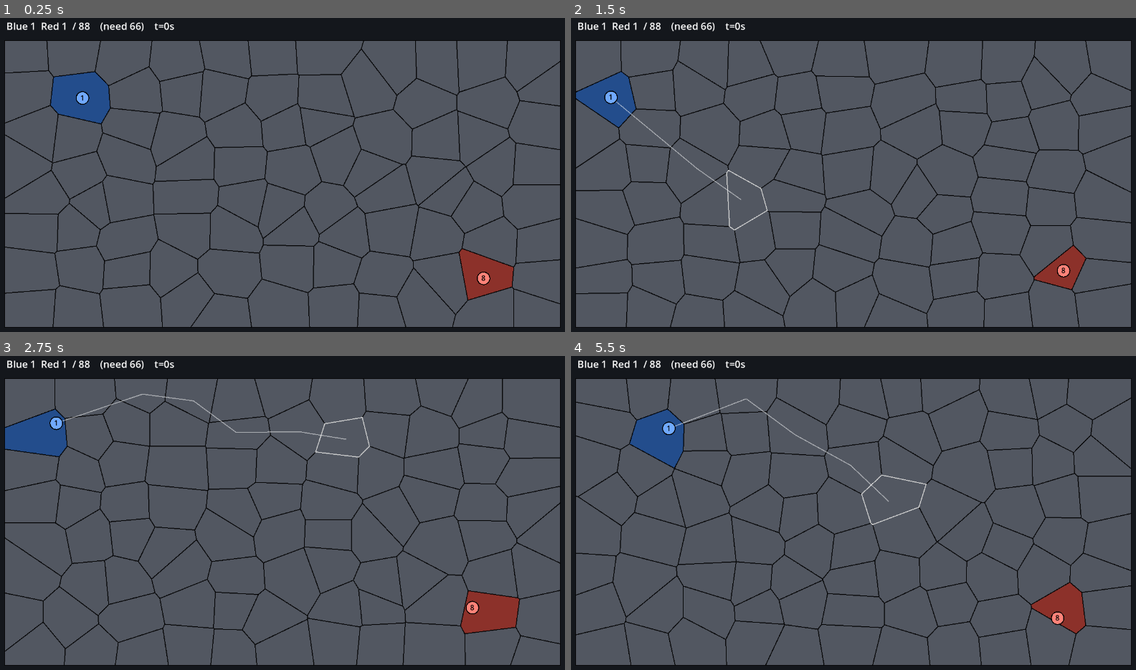
Above: before the commit, frames 1-4 (two rows, left to right).
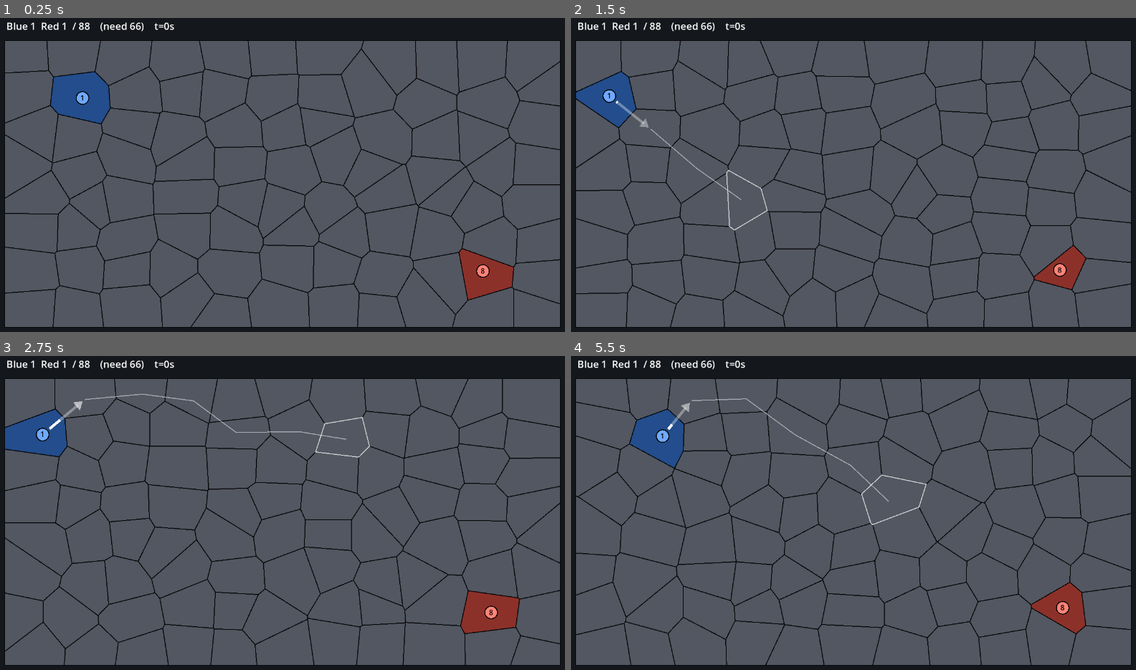
Above: after the commit, the same moments.

Repository: nschnab/PlanetFall
Game: Godot game, scene res://main.tscn
Two runs of this game, one before a commit and one after it. Both use one fixed random seed, a clock stepped at 60 frames per second and the inputs below.
Inputs (mouse positions are in pixels of both pictures, inside the frame that each line leads up to):
- Up to frame 1 (0.25 s): no input
- Up to frame 2 (1.5 s): tap Enter at 0.5 s; move the mouse to (977, 159) at 0.52 s; tap R at 0.6, 1.35 s; click (977, 159) at 0.67 s; tap Space at 0.77, 1.25 s; move the mouse to (740, 190) at 1.27 s; click (740, 190) at 1.42 s
- Up to frame 3 (2.75 s): tap Space at 1.52 s; tap Enter at 2 s; move the mouse to (339, 440) at 2.02 s; tap R at 2.1 s; click (339, 440) at 2.17 s
- Up to frame 4 (5.5 s): move the mouse to (825, 578) at 2.77 s; tap R every 0.75 s from 2.85 to 5.1 s; click (825, 578) at 2.92 s; tap Space at 3.02, 3.5, 3.77, 4.52, 5 s; move the mouse to (1023, 560) at 3.52 s; click (1023, 560) at 3.67 s; tap Enter at 4.25 s; move the mouse to (684, 465) at 4.27 s; click (684, 465) at 4.42 s; move the mouse to (881, 513) at 5.02 s; click (881, 513) at 5.17 s

The runs differ from the first frame. In frame 1, 0.1% of the frame differs, in the area x 84-87%, y 78-86%; in frame 2, 0.3%; in frame 3, 0.5%, in the area x 6-89%, y 12-84%; in frame 4, 0.4%.

Commit message:
Spike: arrow-indicated hop with delay, instant capture on arrival
Co-Authored-By: Claude Sonnet 5.5 <noreply@anthropic.com>

Claude-Session: https://claude.ai/code/session_01HYAGtzoeQT88dJ9dEikqPX

Diff:
--- a/prototypes/capture-spike/main.gd
+++ b/prototypes/capture-spike/main.gd
@@ -6,16 +6,13 @@
 const MARGIN := 20.0
 const COLS := 11
 const ROWS := 8
-const SPEED := 70.0        # px/s
-const CAPTURE_TIME := 3.0
+const MOVE_DELAY := 1.5    # seconds an order shows its arrow before the hop
 const WIN_FRAC := 0.75
 
 var seeds: Array[Vector2] = []
 var polys: Array[PackedVector2Array] = []
 var nbrs: Array = []
 var owner_of: PackedInt32Array = []
-var cap_side: PackedInt32Array = []   # who is currently capturing
-var cap_prog: PackedFloat32Array = []
 var stacks: Array = []                # dictionaries
 var t := 0.0
 var paused := false
@@ -66,10 +63,6 @@
 	var n := seeds.size()
 	owner_of = PackedInt32Array()
 	owner_of.resize(n)
-	cap_side = PackedInt32Array()
-	cap_side.resize(n)
-	cap_prog = PackedFloat32Array()
-	cap_prog.resize(n)
 	var pt := nearest(Vector2(150, 200))
 	var et := nearest(Vector2(W - 150, H - 120))
 	owner_of[pt] = 1
@@ -81,7 +74,7 @@
 	paused = false
 
 func make_stack(side: int, tile: int, strength: int) -> Dictionary:
-	return {"side": side, "tile": tile, "from": tile, "to": tile, "k": 1.0, "path": [], "str": strength, "hp": float(strength), "wait": 0.0}
+	return {"side": side, "tile": tile, "target": -1, "timer": 0.0, "path": [], "str": strength, "hp": float(strength), "wait": 1.0}
 
 func clip(poly: PackedVector2Array, a: Vector2, b: Vector2) -> PackedVector2Array:
 	var m := (a + b) * 0.5
@@ -151,9 +144,12 @@
 		var tl := tile_at(e.position)
 		var s: Dictionary = stacks[0]
 		if tl >= 0 and s.side == 1:
-			# re-path from the tile we are heading to, so a mid-edge click doesn't teleport
-			var origin: int = s.to if s.k < 1.0 else s.tile
-			s.path = find_path(origin, tl)
+			s.path = find_path(s.tile, tl)
+			# keep a pending hop only if the new route still starts with it
+			if s.target != -1 and (s.path.is_empty() or s.path[0] != s.target):
+				s.target = -1
+			elif s.target != -1:
+				s.path.pop_front()
 	elif e is InputEventMouseMotion:
 		hover = tile_at(e.position)
 	elif e is InputEventKey and e.pressed:
@@ -173,12 +169,12 @@
 		advance(s, dt)
 	# enemy random walk
 	for s in stacks:
-		if s.side == 2 and s.k >= 1.0 and s.path.is_empty():
+		if s.side == 2 and s.target == -1 and s.path.is_empty():
 			s.wait -= dt
 			if s.wait <= 0.0:
 				var nb: Array = nbrs[s.tile]
 				s.path = [nb[rng.randi() % nb.size()]]
-				s.wait = rng.randf_range(0.0, 2.5)  # sometimes lingers
+				s.wait = rng.randf_range(0.0, 2.0)  # sometimes lingers
 	# battles: same tile, opposite sides
 	for i in range(stacks.size()):
 		for j in range(i + 1, stacks.size()):
@@ -201,34 +197,15 @@
 		respawn_in -= dt
 		if respawn_in <= 0.0:
 			stacks.append(make_stack(2, rng.randi() % seeds.size(), 8))
-	# capture
+	# instant capture: alone on a tile you do not own
 	for s in stacks:
 		var tl: int = s.tile
 		var enemy_here := false
 		for o in stacks:
 			if o.side != s.side and o.tile == tl:
 				enemy_here = true
-		if enemy_here or owner_of[tl] == s.side:
-			continue
-		if cap_side[tl] != s.side:
-			cap_prog[tl] -= dt / CAPTURE_TIME
-			if cap_prog[tl] <= 0.0:
-				cap_prog[tl] = 0.0
-				cap_side[tl] = s.side
-		else:
-			cap_prog[tl] += dt / CAPTURE_TIME
-			if cap_prog[tl] >= 1.0:
-				owner_of[tl] = s.side
-				cap_prog[tl] = 0.0
-	# progress decays on unattended tiles
-	for i in seeds.size():
-		if cap_prog[i] > 0.0:
-			var held := false
-			for s in stacks:
-				if s.tile == i and s.side == cap_side[i]:
-					held = true
-			if not held:
-				cap_prog[i] = maxf(0.0, cap_prog[i] - dt / CAPTURE_TIME * 0.5)
+		if not enemy_here:
+			owner_of[tl] = s.side
 	var mine := 0
 	for o in owner_of:
 		if o == 1:
@@ -237,27 +214,28 @@
 		state = 1
 
 func advance(s: Dictionary, dt: float) -> void:
-	var left := dt
-	while left > 0.0:
-		if s.k >= 1.0:
-			if s.path.is_empty():
-				return
-			s.from = s.tile
-			s.to = s.path.pop_front()
-			s.k = 0.0
-		var d := centroid(s.from).distance_to(centroid(s.to))
-		var step_k := left * SPEED / maxf(d, 1.0)
-		if s.k + step_k >= 1.0:
-			left -= (1.0 - s.k) * d / SPEED
-			s.k = 1.0
-			s.tile = s.to
-		else:
-			s.k += step_k
-			left = 0.0
-			s.tile = s.to if s.k >= 0.5 else s.from
+	if s.target == -1:
+		if s.path.is_empty():
+			return
+		s.target = s.path.pop_front()
+		s.timer = 0.0
+	s.timer += dt
+	if s.timer >= MOVE_DELAY:
+		s.tile = s.target
+		s.target = -1
 
 func stack_pos(s: Dictionary) -> Vector2:
-	return centroid(s.from).lerp(centroid(s.to), s.k)
+	return centroid(s.tile)
+
+func draw_arrow(from: Vector2, to: Vector2, prog: float, col: Color) -> void:
+	var dir := (to - from).normalized()
+	var perp := Vector2(-dir.y, dir.x)
+	var a := from + dir * 20.0
+	var b := to - dir * 20.0
+	draw_line(a, b, Color(col, 0.35), 6.0)
+	var tip := a.lerp(b, prog)
+	draw_line(a, tip, col, 6.0)
+	draw_colored_polygon(PackedVector2Array([b + dir * 14.0, b - dir * 4.0 + perp * 12.0, b - dir * 4.0 - perp * 12.0]), Color(col, 0.35 + 0.65 * prog))
 
 func side_color(side: int) -> Color:
 	match side:
@@ -276,10 +254,6 @@
 	for i in polys.size():
 		var base := side_color(owner_of[i])
 		draw_colored_polygon(polys[i], base.darkened(0.45) if owner_of[i] != 0 else base)
-		if cap_prog[i] > 0.0:
-			var c := centroid(i)
-			var f := sqrt(cap_prog[i])
-			draw_colored_polygon(shrink(polys[i], c, f), side_color(cap_side[i]).darkened(0.1))
 		var outline := PackedVector2Array(polys[i])
 		outline.append(polys[i][0])
 		draw_polyline(outline, Color(0, 0, 0, 0.8), 2.0)
@@ -290,10 +264,13 @@
 	# player path
 	if not stacks.is_empty() and stacks[0].side == 1:
 		var p0: Dictionary = stacks[0]
-		var prev := stack_pos(p0)
+		var prev := centroid(p0.target) if p0.target != -1 else stack_pos(p0)
 		for tl in p0.path:
 			draw_line(prev, centroid(tl), Color(1, 1, 1, 0.5), 2.0)
 			prev = centroid(tl)
+	for s in stacks:
+		if s.target != -1:
+			draw_arrow(centroid(s.tile), centroid(s.target), s.timer / MOVE_DELAY, Color(1, 1, 1) if s.side == 1 else Color(1, 0.7, 0.2))
 	var font := ThemeDB.fallback_font
 	for s in stacks:
 		var pos := stack_pos(s)
